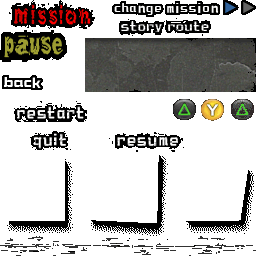
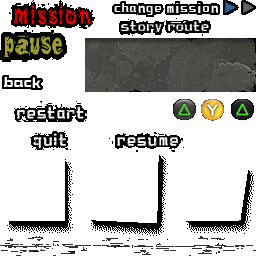
Revision of a layered (256, 256) image; what changed, layer by layer:
showed "PS3", moved it above "PS2", painted on it over [231, 99, 254, 120]
hid "PS2", painted on it over [231, 99, 254, 120]
